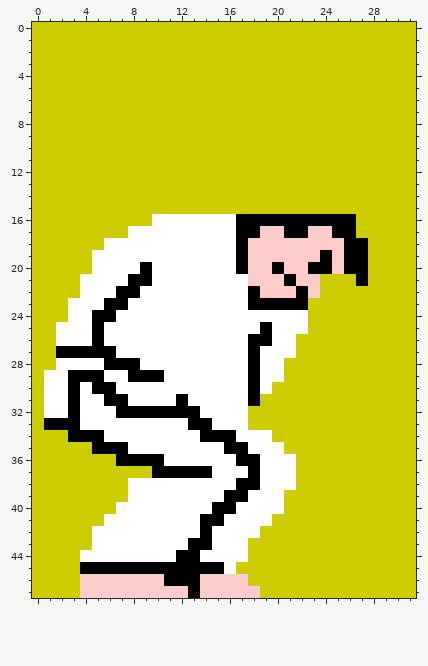
Pixel-art sprite -- assets/moves/stomach_blow/1.png. Above: the version before the commit.
The file is 32x48 pixels.
After the commit:
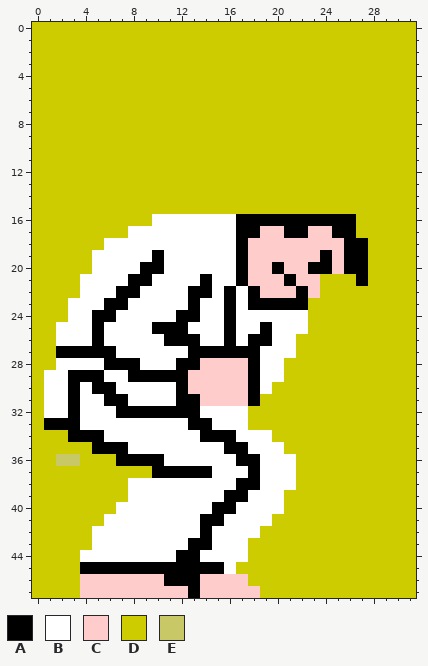
Palette (. is transparent): A #000000  B #ffffff  C #ffcccc  D #cccc00  E #c8c866
Changes in this commit:
y 19..20: x 10 B -> A
y 21: x 14 B -> A; x 17 B -> A
y 22: x 13..14 BB -> AA; x 16 B -> A
y 23: x 13 B -> A; x 16 B -> A
y 24: x 12..13 BB -> AA; x 16 B -> A
y 25: x 10..12 BBB -> AAA; x 16 B -> A
y 26: x 11..13 BBB -> AAA; x 16 B -> A
y 27: x 13..17 BBBBB -> AAAAA
y 28: x 12..17 BBBBBB -> AACCCC
y 29: x 11..17 BBBBBBB -> AACCCCC
y 30: x 12..17 BBBBBB -> ACCCCC
y 31: x 13..17 BBBBB -> ACCCC
y 36: x 2..3 DD -> EE
Boxes around the changes in both pictures, in picture pixels (x1, y1, x2, y2):
changed: (152, 250, 248, 406)
changed: (56, 454, 80, 466)
